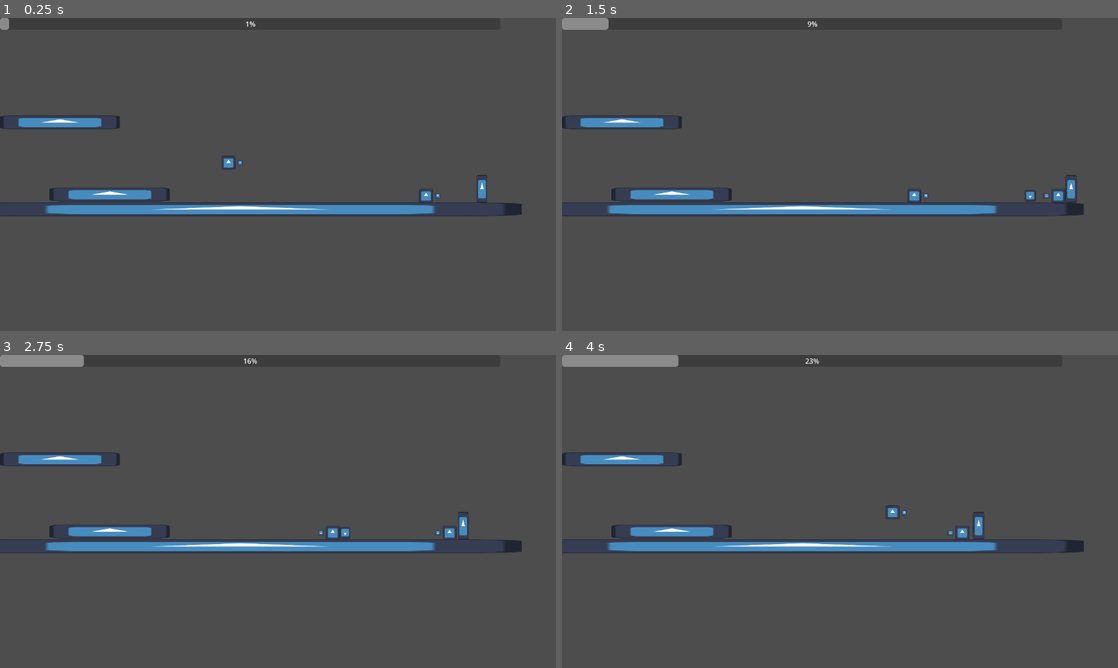
Above: before the commit, frames 1-4 (two rows, left to right).
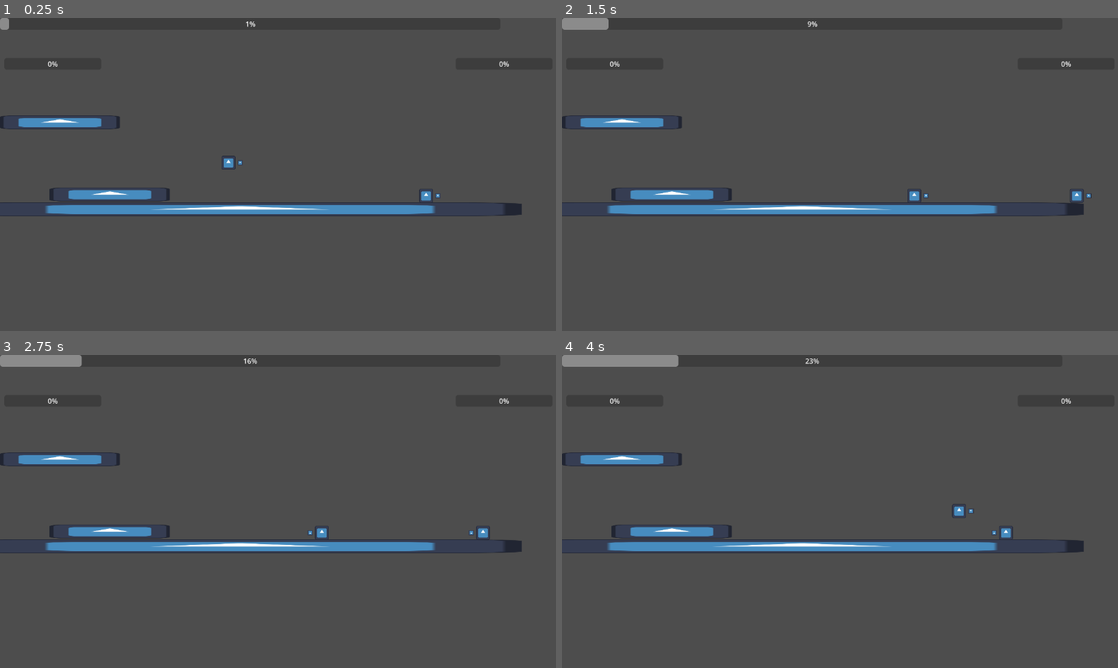
Above: after the commit, the same moments.

Repository: Luke-Parker1/Game-Off-2025
Game: Godot game, scene res://test_scene.tscn
Same seed, same stepped clock (60 frames per second), same inputs: the game is played once before the commit and once after it. The project has no main scene, so this scene is started directly. The engine's default icon, where the game draws it, is replaced by a stand-in: a white triangle on a blue panel in a dark square.
Inputs:
- Up to frame 1 (0.25 s): no input
- Up to frame 2 (1.5 s): hold D (right) from 0.53 s (still down); tap J (shoot) at 0.6 s; tap Space (jump) at 0.77 s; tap K (sword) at 0.8, 1.35 s
- Up to frame 3 (2.75 s): tap Space (jump) at 1.52 s; tap U (big shoot, bound only after the commit) at 1.55, 2.1 s; release D (right) at 2.03 s; hold A (left) from 2.03 s (still down); tap I (big sword, bound only after the commit) at 2.3 s
- Up to frame 4 (4 s): release A (left) at 2.78 s; hold D (right) from 2.78 s (still down); tap I (big sword, bound only after the commit) at 2.85 s; tap Space (jump) at 3.02, 3.77 s; tap J (shoot) at 3.05 s; tap Shift (dash) at 3.6 s; tap K (sword) at 3.8 s

The runs differ from the first frame. In frame 1, 0.1% of the frame differs, in the area x 8-92%, y 13-59%; in frame 2, 0.3%; in frame 3, 0.5%, in the area x 8-92%, y 0-59%; in frame 4, 0.5%.

Commit message:
Added special attacks

Diff:
--- /dev/null
+++ b/big_bullet.tscn
@@ -0,0 +1,23 @@
+[gd_scene load_steps=4 format=3 uid="uid://0l4pdyih8glm"]
+
+[ext_resource type="Script" uid="uid://bvs1ly6iemx2s" path="res://bullet.gd" id="1_pshhb"]
+[ext_resource type="Texture2D" uid="uid://b2paakn4rmqkv" path="res://icon.svg" id="2_8ykht"]
+
+[sub_resource type="RectangleShape2D" id="RectangleShape2D_pshhb"]
+size = Vector2(29.44, 29.44)
+
+[node name="BigBullet" type="Area2D"]
+collision_layer = 3
+collision_mask = 3
+script = ExtResource("1_pshhb")
+speed = 700.0
+is_big_bullet = true
+
+[node name="Sprite2D" type="Sprite2D" parent="."]
+scale = Vector2(0.23, 0.23)
+texture = ExtResource("2_8ykht")
+
+[node name="CollisionShape2D" type="CollisionShape2D" parent="."]
+shape = SubResource("RectangleShape2D_pshhb")
+
+[connection signal="body_entered" from="." to="." method="_on_body_entered"]
--- a/bullet.gd
+++ b/bullet.gd
@@ -8,6 +8,11 @@
 
 var damage : float
 
+@export var is_big_bullet : bool
+
+# Saving this as a variable because checking is_in_group when the bullet collides could happen after the enemy dies
+var shooter_is_player : bool
+
 func _ready():
 	direction = Vector2.from_angle(rotation)
 
@@ -17,8 +22,10 @@
 
 func _on_body_entered(body):
 	if body != shooter:
-		if body.is_in_group("Enemy") and shooter.is_in_group("Player"):
+		if body.is_in_group("Enemy") and shooter_is_player:
 			body.hit(damage, direction)
-		elif body.is_in_group("Player") and shooter.is_in_group("Enemy"):
+			if !is_big_bullet:
+				shooter.gun_xp += shooter.multiplier_bar.left_type_mult
+		elif body.is_in_group("Player") and !shooter_is_player:
 			body.hit(global_position)
 		queue_free()
--- a/bullet.tscn
+++ b/bullet.tscn
@@ -3,8 +3,8 @@
 [ext_resource type="Texture2D" uid="uid://b2paakn4rmqkv" path="res://icon.svg" id="1_v7oki"]
 [ext_resource type="Script" uid="uid://bvs1ly6iemx2s" path="res://bullet.gd" id="1_v8qja"]
 
-[sub_resource type="RectangleShape2D" id="RectangleShape2D_v7oki"]
-size = Vector2(25.6, 25.6)
+[sub_resource type="RectangleShape2D" id="RectangleShape2D_v8qja"]
+size = Vector2(19.2, 19.2)
 
 [node name="Bullet" type="Area2D"]
 collision_layer = 3
@@ -13,10 +13,10 @@
 speed = 700.0
 
 [node name="Sprite2D" type="Sprite2D" parent="."]
-scale = Vector2(0.2, 0.2)
+scale = Vector2(0.15, 0.15)
 texture = ExtResource("1_v7oki")
 
 [node name="CollisionShape2D" type="CollisionShape2D" parent="."]
-shape = SubResource("RectangleShape2D_v7oki")
+shape = SubResource("RectangleShape2D_v8qja")
 
 [connection signal="body_entered" from="." to="." method="_on_body_entered"]
--- a/gun_enemy_shoot.gd
+++ b/gun_enemy_shoot.gd
@@ -29,6 +29,7 @@
 		bullet.global_position = Enemy.get_node("GunRotator/ShootPosition").global_position
 		bullet.global_rotation = Enemy.get_node("GunRotator/ShootPosition").global_rotation
 		bullet.shooter = Enemy
+		bullet.shooter_is_player = false
 		bullet.damage = Enemy.bullet_damage * Enemy.multiplier_bar.left_type_mult
 		Enemy.add_sibling(bullet)
 		shot = true
--- a/player.gd
+++ b/player.gd
@@ -20,7 +20,9 @@
 @export var pogo_time : float
 
 @export var sword_attack_damage : float
+@export var big_sword_damage : float
 @export var bullet_damage : float
+@export var big_bullet_damage : float
 
 # Keeps track of whether the jump button is being held or not
 var jumping := false
@@ -43,8 +45,18 @@
 
 var multiplier_bar : ProgressBar
 
+var sword_xp := 0.0
+var gun_xp := 0.0
+
+@export var required_xp_for_bigsword : float
+@export var required_xp_for_bigshoot : float
+
 func _ready():
 	multiplier_bar = get_tree().get_nodes_in_group("MultiplierBar")[0]
+	$StateMachine/BigSwordAttack.required_xp = required_xp_for_bigsword
+	$StateMachine/Shoot.damage = bullet_damage
+	$StateMachine/BigShoot.damage = big_bullet_damage
+	$StateMachine/BigShoot.required_xp = required_xp_for_bigshoot
 
 func _physics_process(delta):
 	#print($DashCoolDown.is_stopped())
@@ -89,6 +101,15 @@
 			$SwordAttackHitbox.rotation_degrees = 180
 		else:
 			$SwordAttackHitbox.rotation_degrees = 0
+	if $StateMachine.current_state.name.to_lower() != "bigswordattack":
+		if Input.is_action_pressed("up"):
+			$BigSwordHitbox.rotation_degrees = -90
+		elif Input.is_action_pressed("down") and not is_on_floor():
+			$BigSwordHitbox.rotation_degrees = 90
+		elif look_direction < 0:
+			$BigSwordHitbox.rotation_degrees = 180
+		else:
+			$BigSwordHitbox.rotation_degrees = 0
 
 	#Rotate gun
 	gun_direction = Input.get_vector("left", "right", "up", "down")
@@ -97,6 +118,10 @@
 	if gun_direction.is_equal_approx(Vector2(0,0)):
 		gun_direction = Vector2(look_direction, 0)
 	$GunRotator.rotation = Vector2.ZERO.angle_to_point(gun_direction)
+
+	# Get xp
+	$"XP Layer/SwordXP".value = sword_xp
+	$"XP Layer/GunXP".value = gun_xp
 
 # This is called get_custom_gravity because get_gravity is a function built into godot
 func get_custom_gravity() -> float:
@@ -125,19 +150,48 @@
 	#dash_cooldown_active = true
 	#$DashCoolDown.start()
 
+func big_sword_check() -> bool:
+	if sword_xp >= required_xp_for_bigsword:
+		return true
+	else:
+		return false
+
+func big_shoot_check() -> bool:
+	if gun_xp >= required_xp_for_bigshoot:
+		return true
+	else:
+		return false
+
+func sword_attack(enemy, damage, hitbox):
+	hit_enemies.append(enemy)
+	enemy.hit(damage * multiplier_bar.right_type_mult, Vector2.from_angle(hitbox.rotation))
+	recoil_direction = Vector2.from_angle(hitbox.rotation) * -1
+	if recoil_direction.is_equal_approx(Vector2(0.0, -1.0)):
+		# Set recoil timer to pogo time
+		$RecoilTime.wait_time = pogo_time
+	else:
+		# Set recoil timer to regular recoil time
+		$RecoilTime.wait_time = recoil_time
+	$RecoilTime.start()
 
 func _on_sword_attack_hitbox_body_entered(body):
 	if body.is_in_group("Enemy") and !hit_enemies.has(body):
-		hit_enemies.append(body)
-		body.hit(sword_attack_damage * multiplier_bar.right_type_mult, Vector2.from_angle($SwordAttackHitbox.rotation))
-		recoil_direction = Vector2.from_angle($SwordAttackHitbox.rotation) * -1
-		if recoil_direction.is_equal_approx(Vector2(0.0, -1.0)):
-			# Set recoil timer to pogo time
-			$RecoilTime.wait_time = pogo_time
-		else:
-			# Set recoil timer to regular recoil time
-			$RecoilTime.wait_time = recoil_time
-		$RecoilTime.start()
+		#hit_enemies.append(body)
+		#body.hit(sword_attack_damage * multiplier_bar.right_type_mult, Vector2.from_angle($SwordAttackHitbox.rotation))
+		#recoil_direction = Vector2.from_angle($SwordAttackHitbox.rotation) * -1
+		#if recoil_direction.is_equal_approx(Vector2(0.0, -1.0)):
+			## Set recoil timer to pogo time
+			#$RecoilTime.wait_time = pogo_time
+		#else:
+			## Set recoil timer to regular recoil time
+			#$RecoilTime.wait_time = recoil_time
+		#$RecoilTime.start()
+		sword_attack(body, sword_attack_damage, $SwordAttackHitbox)
 
 func _on_recoil_time_timeout():
 	recoil_direction = Vector2.ZERO
+
+
+func _on_big_sword_hitbox_body_entered(body):
+	if body.is_in_group("Enemy") and !hit_enemies.has(body):
+		sword_attack(body, big_sword_damage, $BigSwordHitbox)
--- a/player.tscn
+++ b/player.tscn
@@ -7,13 +7,18 @@
 [ext_resource type="Script" uid="uid://cne4b4d532klw" path="res://player_dash.gd" id="5_sweqy"]
 [ext_resource type="Script" uid="uid://cu2ngqtk4kefk" path="res://player_sword_attack.gd" id="6_2hs0m"]
 [ext_resource type="Script" uid="uid://bnynjfxcvoh4i" path="res://player_shoot.gd" id="7_1jxqw"]
+[ext_resource type="PackedScene" uid="uid://cwcomh31mp8tt" path="res://bullet.tscn" id="8_b26j0"]
 [ext_resource type="Script" uid="uid://bdqbrifxcawsk" path="res://player_knockback.gd" id="8_dw050"]
+[ext_resource type="PackedScene" uid="uid://0l4pdyih8glm" path="res://big_bullet.tscn" id="9_n7ghd"]
 
 [sub_resource type="RectangleShape2D" id="RectangleShape2D_onrkg"]
 size = Vector2(32, 32)
 
 [sub_resource type="RectangleShape2D" id="RectangleShape2D_sweqy"]
 size = Vector2(50, 40)
+
+[sub_resource type="RectangleShape2D" id="RectangleShape2D_dw050"]
+size = Vector2(110, 82)
 
 [node name="Player" type="CharacterBody2D" groups=["Player"]]
 z_index = 100
@@ -26,7 +31,11 @@
 recoil_time = 0.1
 pogo_time = 0.15
 sword_attack_damage = 4.0
+big_sword_damage = 12.0
 bullet_damage = 4.0
+big_bullet_damage = 12.0
+required_xp_for_bigsword = 3.0
+required_xp_for_bigshoot = 3.0
 
 [node name="Sprite2D" type="Sprite2D" parent="."]
 scale = Vector2(0.25, 0.25)
@@ -42,6 +51,15 @@
 [node name="CollisionShape2D" type="CollisionShape2D" parent="SwordAttackHitbox"]
 position = Vector2(47, 0)
 shape = SubResource("RectangleShape2D_sweqy")
+disabled = true
+
+[node name="BigSwordHitbox" type="Area2D" parent="."]
+collision_layer = 3
+collision_mask = 3
+
+[node name="CollisionShape2D" type="CollisionShape2D" parent="BigSwordHitbox"]
+position = Vector2(76, 0)
+shape = SubResource("RectangleShape2D_dw050")
 disabled = true
 
 [node name="GunRotator" type="Node2D" parent="."]
@@ -89,15 +107,24 @@
 dash_timer = 0.3
 metadata/_custom_type_script = "uid://cne4b4d532klw"
 
-[node name="SwordAttack" type="Node" parent="StateMachine" node_paths=PackedStringArray("Player")]
+[node name="SwordAttack" type="Node" parent="StateMachine" node_paths=PackedStringArray("Player", "hitbox")]
 script = ExtResource("6_2hs0m")
 Player = NodePath("../..")
 attack_timer = 0.2
+hitbox = NodePath("../../SwordAttackHitbox/CollisionShape2D")
+gives_xp = true
 metadata/_custom_type_script = "uid://cu2ngqtk4kefk"
 
 [node name="Shoot" type="Node" parent="StateMachine" node_paths=PackedStringArray("Player")]
 script = ExtResource("7_1jxqw")
 Player = NodePath("../..")
+BULLET = ExtResource("8_b26j0")
+metadata/_custom_type_script = "uid://bnynjfxcvoh4i"
+
+[node name="BigShoot" type="Node" parent="StateMachine" node_paths=PackedStringArray("Player")]
+script = ExtResource("7_1jxqw")
+Player = NodePath("../..")
+BULLET = ExtResource("9_n7ghd")
 metadata/_custom_type_script = "uid://bnynjfxcvoh4i"
 
 [node name="Knockback" type="Node" parent="StateMachine" node_paths=PackedStringArray("Player")]
@@ -108,5 +135,29 @@
 knockback_timer = 0.2
 metadata/_custom_type_script = "uid://bdqbrifxcawsk"
 
+[node name="BigSwordAttack" type="Node" parent="StateMachine" node_paths=PackedStringArray("Player", "hitbox")]
+script = ExtResource("6_2hs0m")
+Player = NodePath("../..")
+attack_timer = 0.2
+hitbox = NodePath("../../BigSwordHitbox/CollisionShape2D")
+metadata/_custom_type_script = "uid://cu2ngqtk4kefk"
+
+[node name="XP Layer" type="CanvasLayer" parent="."]
+
+[node name="SwordXP" type="ProgressBar" parent="XP Layer"]
+offset_left = 1049.0
+offset_top = 92.0
+offset_right = 1272.0
+offset_bottom = 119.0
+max_value = 15.0
+
+[node name="GunXP" type="ProgressBar" parent="XP Layer"]
+offset_left = 10.0
+offset_top = 92.0
+offset_right = 233.0
+offset_bottom = 119.0
+max_value = 15.0
+
 [connection signal="body_entered" from="SwordAttackHitbox" to="." method="_on_sword_attack_hitbox_body_entered"]
+[connection signal="body_entered" from="BigSwordHitbox" to="." method="_on_big_sword_hitbox_body_entered"]
 [connection signal="timeout" from="RecoilTime" to="." method="_on_recoil_time_timeout"]
--- a/player_dash.gd
+++ b/player_dash.gd
@@ -23,8 +23,12 @@
 		Transitioned.emit(self, "knockback")
 	elif Input.is_action_just_pressed("sword") and Player.get_node("SwordAttackCooldown").is_stopped():
 		Transitioned.emit(self, "swordattack")
+	elif Input.is_action_just_pressed("big sword") and Player.get_node("SwordAttackCooldown").is_stopped() and Player.big_sword_check():
+		Transitioned.emit(self, "bigswordattack")
 	elif Input.is_action_just_pressed("shoot") and Player.get_node("ShootCooldown").is_stopped():
 		Transitioned.emit(self, "shoot")
+	elif Input.is_action_just_pressed("big shoot") and Player.get_node("ShootCooldown").is_stopped() and Player.big_shoot_check():
+		Transitioned.emit(self, "bigshoot")
 	elif dash_time <= 0:
 		Transitioned.emit(self, "default")
 
--- a/player_default.gd
+++ b/player_default.gd
@@ -17,5 +17,9 @@
 		Transitioned.emit(self, "dash")
 	elif Input.is_action_just_pressed("sword") and Player.get_node("SwordAttackCooldown").is_stopped():
 		Transitioned.emit(self, "swordattack")
+	elif Input.is_action_just_pressed("big sword") and Player.get_node("SwordAttackCooldown").is_stopped() and Player.big_sword_check():
+		Transitioned.emit(self, "bigswordattack")
 	elif Input.is_action_just_pressed("shoot") and Player.get_node("ShootCooldown").is_stopped():
 		Transitioned.emit(self, "shoot")
+	elif Input.is_action_just_pressed("big shoot") and Player.get_node("ShootCooldown").is_stopped() and Player.big_shoot_check():
+		Transitioned.emit(self, "bigshoot")
--- a/player_shoot.gd
+++ b/player_shoot.gd
@@ -3,7 +3,10 @@
 
 @export var Player : CharacterBody2D
 
-const BULLET := preload("uid://cwcomh31mp8tt")
+@export var BULLET : PackedScene
+
+var damage : float
+var required_xp := 0.0
 
 func Enter():
 	Player.state_allows_default_move = true
@@ -12,7 +15,8 @@
 	bullet.global_rotation = Player.get_node("GunRotator/ShootPosition").global_rotation
 	#bullet.direction = Vector2(Player.look_direction, 0)
 	bullet.shooter = Player
-	bullet.damage = Player.bullet_damage * Player.multiplier_bar.left_type_mult
+	bullet.shooter_is_player = true
+	bullet.damage = damage * Player.multiplier_bar.left_type_mult
 	Player.add_sibling(bullet)
 
 func State_Physics_Update(_delta: float):
@@ -22,4 +26,5 @@
 		Transitioned.emit(self, "default")
 
 func Exit():
+	Player.gun_xp -= required_xp
 	Player.get_node("ShootCooldown").start()
--- a/player_sword_attack.gd
+++ b/player_sword_attack.gd
@@ -9,12 +9,17 @@
 # How much time the attack has left
 var attack_time : float
 
-var hitbox : CollisionShape2D
+@export var hitbox : CollisionShape2D
+
+# Whether or not this should give xp. This would be no for a special attack
+@export var gives_xp : bool
+
+# Amount of xp required for this attack
+var required_xp := 0
 
 func Enter():
 	Player.state_allows_default_move = true
 	attack_time = attack_timer
-	hitbox = Player.get_node("SwordAttackHitbox/CollisionShape2D")
 	hitbox.disabled = false
 
 func State_Physics_Update(delta: float):
@@ -27,5 +32,8 @@
 
 func Exit():
 	hitbox.disabled = true
+	if Player.hit_enemies.size() > 0 and gives_xp:
+		Player.sword_xp += Player.multiplier_bar.right_type_mult
+	Player.sword_xp -= required_xp
 	Player.hit_enemies.clear()
 	Player.get_node("SwordAttackCooldown").start()
--- a/project.godot
+++ b/project.godot
@@ -72,6 +72,16 @@
 , Object(InputEventKey,"resource_local_to_scene":false,"resource_name":"","device":-1,"window_id":0,"alt_pressed":false …(186 unchanged characters)…
 ]
 }
+"big sword"={
+"deadzone": 0.2,
+"events": [Object(InputEventKey,"resource_local_to_scene":false,"resource_name":"","device":-1,"window_id":0,"alt_pressed":false,"shift_pressed":false,"ctrl_pressed":false,"meta_pressed":false,"pressed":false,"keycode":0,"physical_keycode":73,"key_label":0,"unicode":105,"location":0,"echo":false,"script":null)
+]
+}
+"big shoot"={
+"deadzone": 0.2,
+"events": [Object(InputEventKey,"resource_local_to_scene":false,"resource_name":"","device":-1,"window_id":0,"alt_pressed":false,"shift_pressed":false,"ctrl_pressed":false,"meta_pressed":false,"pressed":false,"keycode":0,"physical_keycode":85,"key_label":0,"unicode":117,"location":0,"echo":false,"script":null)
+]
+}
 
 [rendering]
 
--- a/test_scene.tscn
+++ b/test_scene.tscn
@@ -1,10 +1,9 @@
-[gd_scene load_steps=8 format=3 uid="uid://cqkedpsayif7j"]
+[gd_scene load_steps=7 format=3 uid="uid://cqkedpsayif7j"]
 
 [ext_resource type="Texture2D" uid="uid://b2paakn4rmqkv" path="res://icon.svg" id="1_uhqqe"]
 [ext_resource type="PackedScene" uid="uid://b2lk5meo42827" path="res://player.tscn" id="2_ia1lp"]
 [ext_resource type="PackedScene" uid="uid://ct5v1n0oygfrs" path="res://gun_enemy.tscn" id="4_2nij2"]
 [ext_resource type="PackedScene" uid="uid://j5mwc8ewxk6l" path="res://progress_bar.tscn" id="4_coq8p"]
-[ext_resource type="PackedScene" uid="uid://b1tpi2ms12dmx" path="res://sword_enemy.tscn" id="5_2nij2"]
 
 [sub_resource type="RectangleShape2D" id="RectangleShape2D_uhqqe"]
 size = Vector2(1302, 30)
@@ -54,11 +53,10 @@
 
 [node name="Player" parent="." instance=ExtResource("2_ia1lp")]
 position = Vector2(526, 173)
+required_xp_for_bigsword = 1.0
+required_xp_for_bigshoot = 1.0
 
 [node name="ProgressBarLayer" parent="." instance=ExtResource("4_coq8p")]
 
 [node name="GunEnemy" parent="." instance=ExtResource("4_2nij2")]
 position = Vector2(946, 387)
-
-[node name="SwordEnemy" parent="." instance=ExtResource("5_2nij2")]
-position = Vector2(1098, 388)
Not shown: 1 places in player.tscn that only renumber resources
